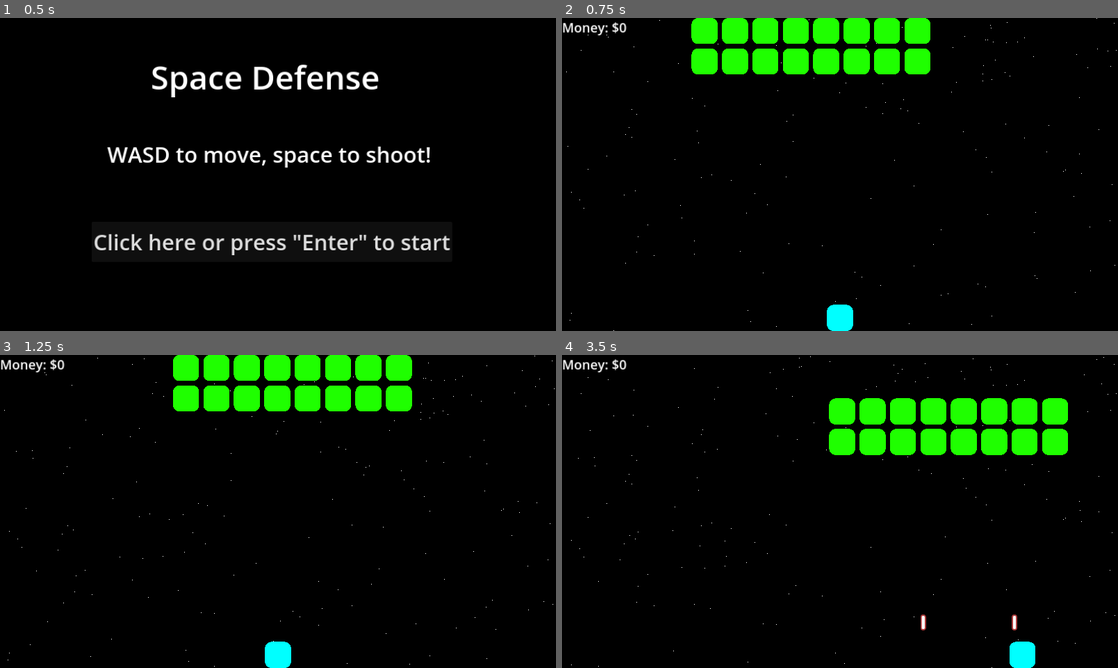
Above: before the commit, frames 1-4 (two rows, left to right).
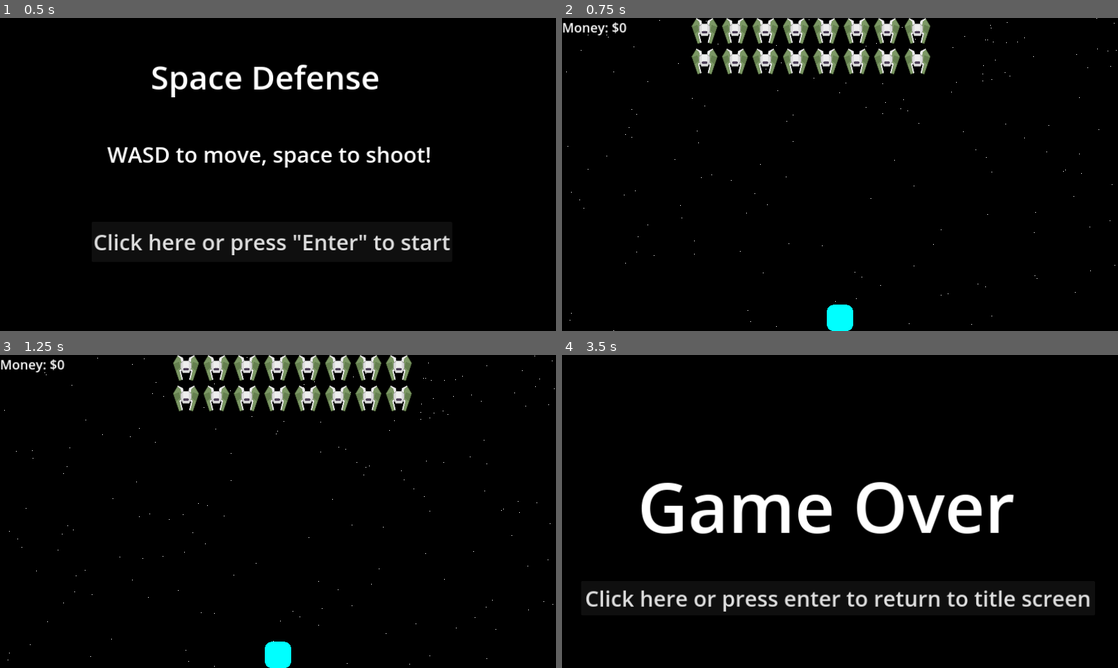
Above: after the commit, the same moments.

Repository: michael-j-coyne/space-defense
Game: Godot game, scene res://scenes/main.tscn
Same seed, same stepped clock (60 frames per second), same inputs: the game is played once before the commit and once after it.
Inputs (mouse positions are in pixels of both pictures, inside the frame that each line leads up to):
- Up to frame 1 (0.5 s): no input
- Up to frame 2 (0.75 s): click "Click here or press 'Enter' t…" at 0.5 s
- Up to frame 3 (1.25 s): no input
- Up to frame 4 (3.5 s): tap Enter (ui_accept) at 1.25 s; drag from (595, 364) to (840, 655) at 1.27 s; drag from (728, 527) to (840, 655) at 2.02 s; move the mouse to (895, 442) at 2.77 s; hold Right (ui_right) from 2.78 s (still down); tap Alt at 2.85 s

Frame 1 is identical in both runs. In frame 2, 5.9% of the frame differs, in the area x 23-67%, y 0-18%; in frame 3, 5.9%; in frame 4, 13%, in the area x 0-100%, y 0-100%.

Commit message:
Change grunt sprite

Diff:
--- a/scenes/enemies/grunt.tscn
+++ b/scenes/enemies/grunt.tscn
@@ -1,21 +1,20 @@
 [gd_scene load_steps=7 format=3 uid="uid://sp4n6hlsqgso"]
 
 [ext_resource type="Script" path="res://scenes/enemies/grunt.gd" id="1_v5n1i"]
+[ext_resource type="Texture2D" uid="uid://sogqbe5khoe2" path="res://assets/enemyGreen1.png" id="2_v7gts"]
 [ext_resource type="PackedScene" uid="uid://ccns2m0ppd7u1" path="res://components/gun_component.tscn" id="3_bxl82"]
-[ext_resource type="Texture2D" uid="uid://be8oigselkvjl" path="res://assets/enemy.png" id="3_l53fu"]
 [ext_resource type="PackedScene" uid="uid://ddvxmqonaaa7d" path="res://components/health_component.tscn" id="5_3m56x"]
 [ext_resource type="PackedScene" uid="uid://dsoudow2i0i6r" path="res://scenes/projectiles/enemy_projectiles/basic_red_laser.tscn" id="5_4fkuy"]
 [ext_resource type="PackedScene" uid="uid://r7ndw7tqx7xk" path="res://components/hitbox_component.tscn" id="6_p83i0"]
 
 [node name="Grunt" type="Node2D"]
-scale = Vector2(0.230769, 0.230769)
+scale = Vector2(0.645161, 0.714286)
 script = ExtResource("1_v5n1i")
 shot_chance_percentage = 0.5
 shot_interval_seconds = 1.0
-value = null
 
 [node name="Sprite2D" type="Sprite2D" parent="."]
-texture = ExtResource("3_l53fu")
+texture = ExtResource("2_v7gts")
 
 [node name="GunComponent" parent="." instance=ExtResource("3_bxl82")]
 position = Vector2(2.08165e-12, 130)
@@ -30,6 +29,6 @@
 health_component = NodePath("../HealthComponent")
 
 [node name="CollisionPolygon2D" type="CollisionPolygon2D" parent="HitboxComponent"]
-polygon = PackedVector2Array(102, -124.4, 102, -122.9, 120, -107.9, 120, -105.5, 130, -88, 130, 86.6, 119.3, 109, 117.8, 109, 103.8, 123, 101.5, 123, 88.3, 130, -88.6, 130, -105, 122.3, -105, 120.9, -120, 107.9, -120, 105.5, -130, 88, -130, -87.1, -124.4, -102, -122.9, -102, -107.9, -120, -105.8, -120, -100.8, -125, -98.3, -125, -86.7, -130, 87.1, -130)
+polygon = PackedVector2Array(46.5, -24.4, 46.5, -4.9, 28.7, 42, 12.1, 42, 6.5, 38, 6.5, 33.7, 10.8, 19, -11.5, 19, -11.5, 19.7, -5.8, 39, -8.8, 39, -12.4, 42, -29.5, 42, -29.5, 41.4, -46.5, -1.5, -46.5, -24.4, -33.5, -41.7, -20.5, -42, -8.5, -37.4, -8.5, -35.3, -5.2, -28, 4.5, -28, 10.3, -39, 13.9, -39, 18.7, -42, 33.5, -42)
 
 [connection signal="tree_exiting" from="." to="." method="_on_tree_exiting"]
